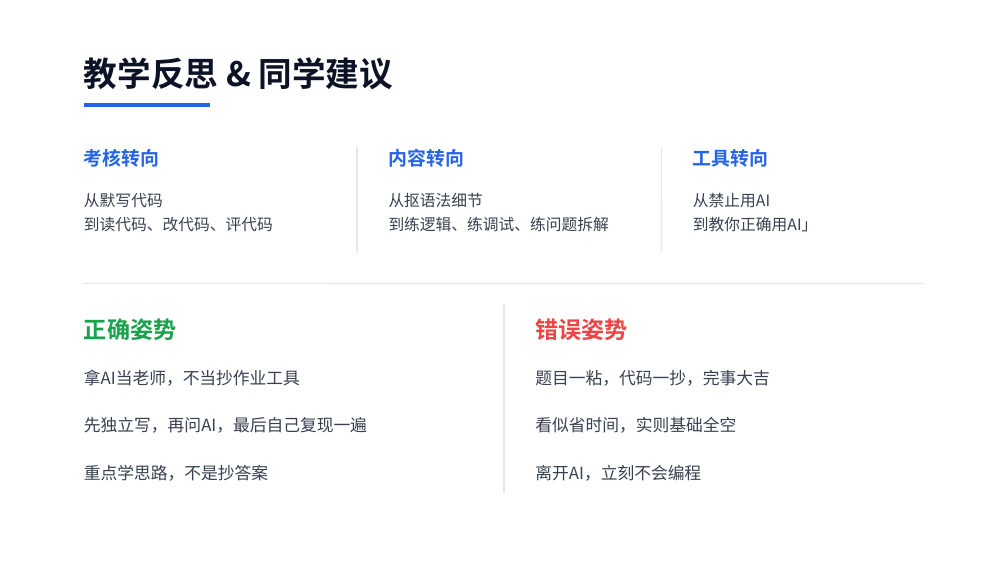
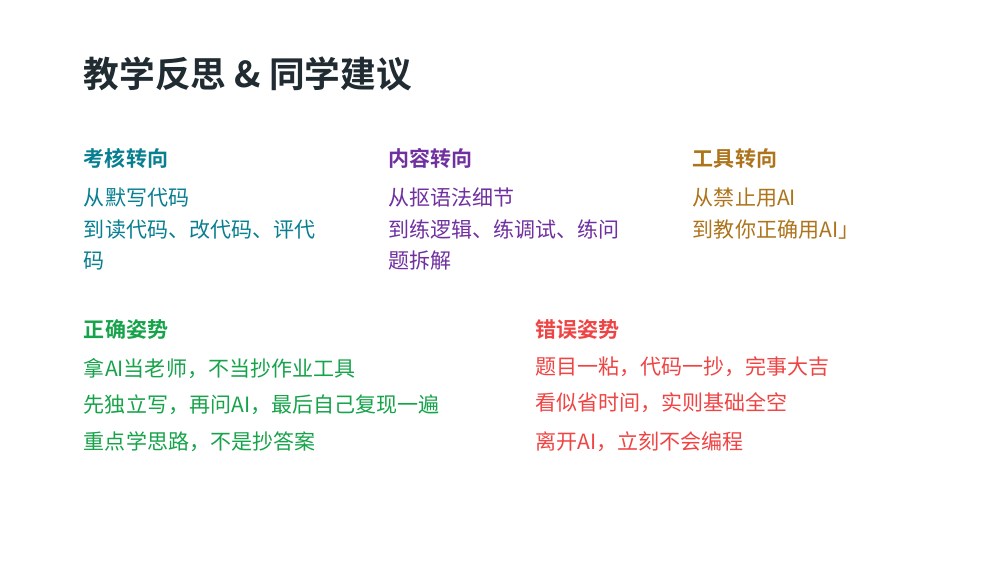
Before and after one commit to SCPZ24/AgentFlow-Salon, a slide deck: slide 5 of PPTs/EP3/Meeting03.pptx. Drawn at 1008x567 pixels with LibreOffice and Linux fonts; fonts in the diff are those of the drawing; background and template pictures are left out. Boxes give left, top, right and bottom in pixels: in the first picture for what was removed or moved away, otherwise in the second. Text is boxed around its words. In the diff, an @@ line names an element or a change of style, - is before the commit and + after.

```diff
--- a/PPTs/EP3/Meeting03.pptx
+++ b/PPTs/EP3/Meeting03.pptx
@@ text "教学反思 & 同学建议" at [84,56,412,91]: size 32 to 34 pt, text colour #0D1326 to #202B32 @@
@@ line removed from (84, 105) to (210, 105) @@
@@ text "考核转向" at [84,148,168,168]: size 18 to 20 pt, text colour #2563EB to #087F91 @@
@@ line removed from (357, 147) to (357, 252) @@
@@ text "内容转向" at [388,148,472,168]: size 18 to 20 pt, text colour #2563EB to #7030A0 @@
@@ line removed from (662, 147) to (662, 252) @@
@@ text "工具转向" at [693,148,777,168]: size 18 to 20 pt, text colour #2563EB to #AD741C @@
@@ text "从默写代码" at [84,187,315,270]: size 15 to 20 pt, text colour #374151 to #087F91; vertical alignment middle to top @@
@@ text "从抠语法细节" at [389,187,620,270]: size 15 to 20 pt, text colour #374151 to #7030A0; vertical alignment middle to top @@
@@ text "从禁止用AI" at [693,187,859,239]: size 15 to 20 pt, text colour #374151 to #AD741C; vertical alignment middle to top @@
@@ line removed from (84, 284) to (924, 284) @@
@@ text "正确姿势" at [84,319,168,339]: size 22 to 20 pt @@
@@ line removed from (504, 305) to (504, 494) @@
@@ text "错误姿势" at [536,319,620,339]: size 22 to 20 pt @@
@@ text "拿AI当老师，不当抄作业工具": place and size @@
-text "拿AI当老师，不当抄作业工具" at [84,369,300,386]
+text "拿AI当老师，不当抄作业工具" at [84,358,355,378]
@@ text "题目一粘，代码一抄，完事大吉": place and size @@
-text "题目一粘，代码一抄，完事大吉" at [535,370,769,386]
+text "题目一粘，代码一抄，完事大吉" at [535,356,829,376]
@@ text "先独立写，再问AI，最后自己复现一遍": place and size @@
-text "先独立写，再问AI，最后自己复现一遍" at [84,417,367,433]
+text "先独立写，再问AI，最后自己复现一遍" at [84,394,440,414]
@@ text "看似省时间，实则基础全空": place and size @@
-text "看似省时间，实则基础全空" at [535,417,736,433]
+text "看似省时间，实则基础全空" at [535,392,787,412]
@@ size 16 to 20 pt, text colour #374151 to #16A34A; vertical alignment middle to top in 3 elements at [84,358,355,378], [84,394,440,414], [84,431,315,451] @@
@@ text "重点学思路，不是抄答案": place and size @@
-text "重点学思路，不是抄答案" at [84,465,268,481]
+text "重点学思路，不是抄答案" at [84,431,315,451]
@@ size 16 to 20 pt, text colour #374151 to #EF4444; vertical alignment middle to top in 3 elements at [535,356,829,376], [535,392,787,412], [535,431,743,451] @@
@@ text "离开AI，立刻不会编程": place and size @@
-text "离开AI，立刻不会编程" at [535,465,701,481]
+text "离开AI，立刻不会编程" at [535,431,743,451]
```
Also in this commit, not shown: 5 other slides changed, 5 other files.
